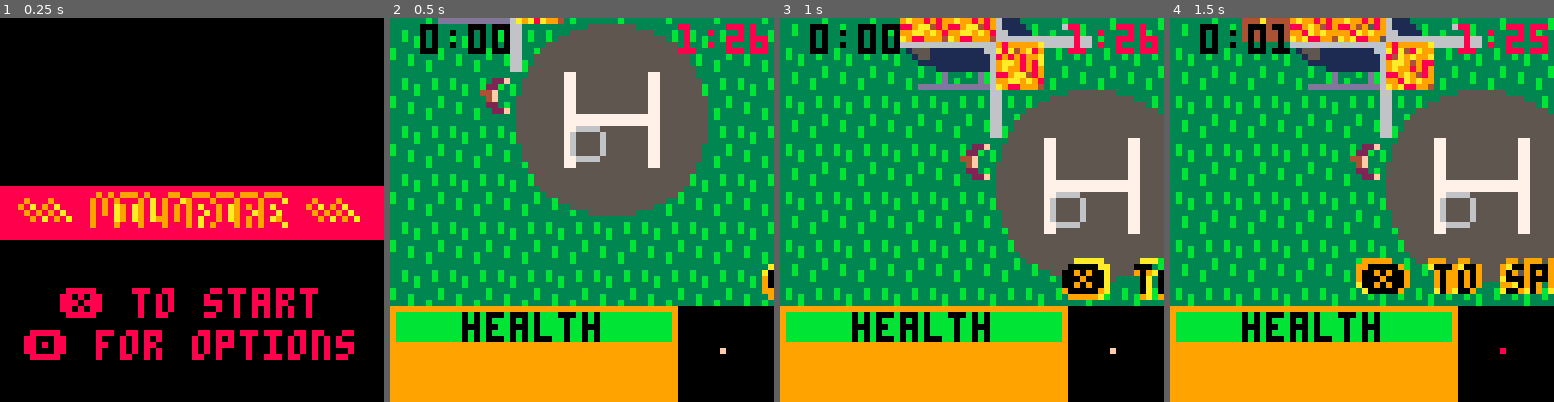
Above: before the commit, frames 1-4 (left to right).
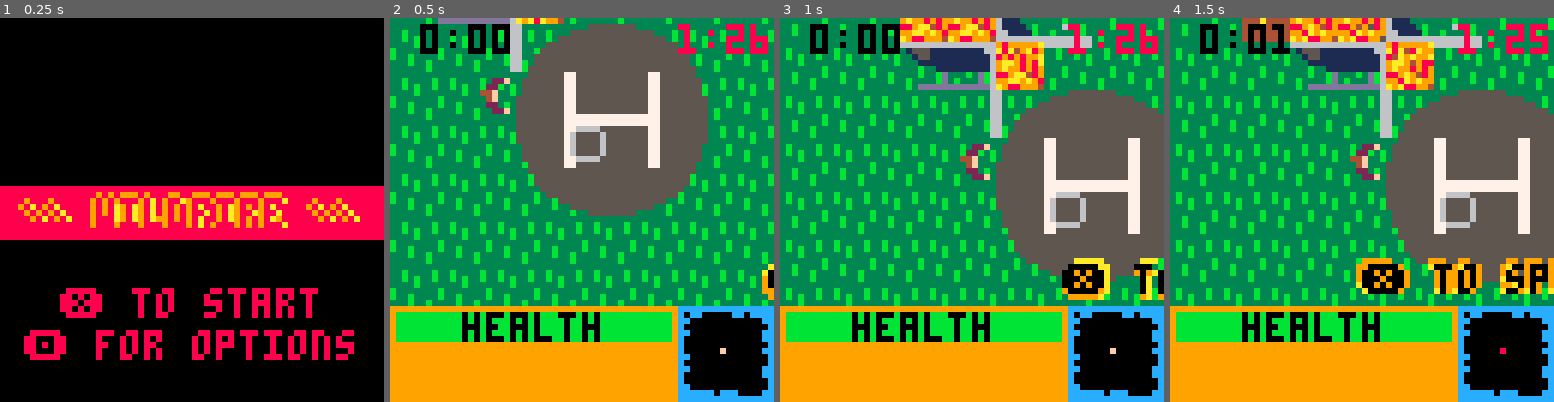
Above: after the commit, the same moments.

Repository: notCalle/pico-8-carts
Game: PICO-8 cartridge wildfire.p8
Two runs of this game, one before a commit and one after it. Both use one fixed random seed, a clock stepped at 60 frames per second and the inputs below.
Inputs:
- Up to frame 1 (0.25 s): no input
- Up to frame 2 (0.5 s): tap X (X key) at 0.33 s
- Up to frame 3 (1 s): tap O (Z key) at 0.7 s
- Up to frame 4 (1.5 s): tap X (X key) at 1.07 s

Frame 1 is identical in both runs. In frame 2, 2.1% of the frame differs, in the area x 75-100%, y 75-100%; in frame 3, 2.1%; in frame 4, 2.1%.

Commit message:
Fix game reinitialization

Diff:
--- a/wildfire.p8
+++ b/wildfire.p8
@@ -844,13 +844,15 @@
 	update=update_world,
 
 	init=function()
+		reload(0x0,0x0,0x3000)
+		init(ui)
+		init(banner)
 		init(konami)
 		init(player)
 		init(rescue)
 		init(world)
-		init(ui)
-		init(banner)
 		banner.new("❎ to sprint 🅾️ to throw, rescue on its way once you clear the helipad from fire")
+		mus.play(2)
 	end,
 
 	update=function()
